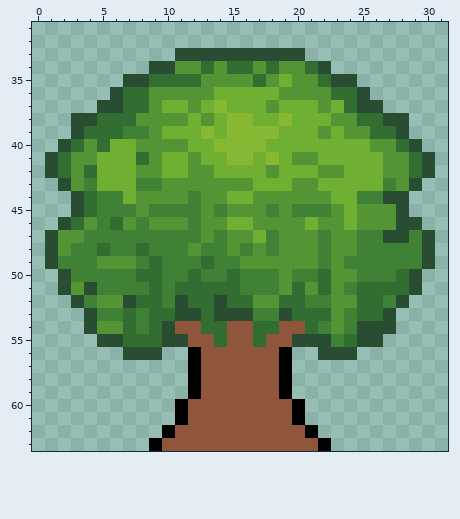
A pixel-art file gets an edit: Assets/Sprites/Ground/Tree.aseprite. The picture above was drawn from the file before the commit.
32x64 pixels, 1 frame. Shown: x 0..31, y 31..63.
Once edited:
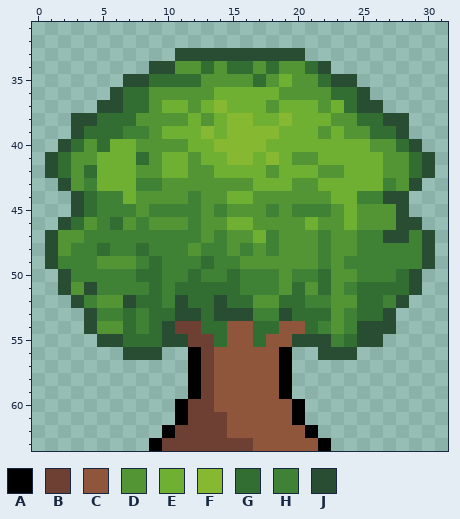
Palette (. is transparent): A #000000  B #6e3f33  C #8f563b  D #539435  E #6faf32  F #86b832  G #326e31  H #3f8235  J #294d33
The exact change:
layer "Layer 2" opacity 80% darken added
--- layer "Layer 2"
@@ x 8..18 @@
 53 HGGJJGJJJHH
-54 HGJCCGGCCGG
-55 GGJJCCGCCGC
-56 JJ..ACCCCCC
-57 ....ACCCCCC
-58 ....ACCCCCC
-59 ....ACCCCCC
-60 ...ACCCCCCC
-61 ...ACCCCCCC
-62 ..ACCCCCCCC
-63 .ACCCCCCCCC
+54 HGJBBGGCCGG
+55 GGJJBBGCCGC
+56 JJ..ABCCCCC
+57 ....ABCCCCC
+58 ....ABCCCCC
+59 ....ABCCCCC
+60 ...ABBCCCCC
+61 ...ABBBCCCC
+62 ..ABBBBCCCC
+63 .ABBBBBBBCC
